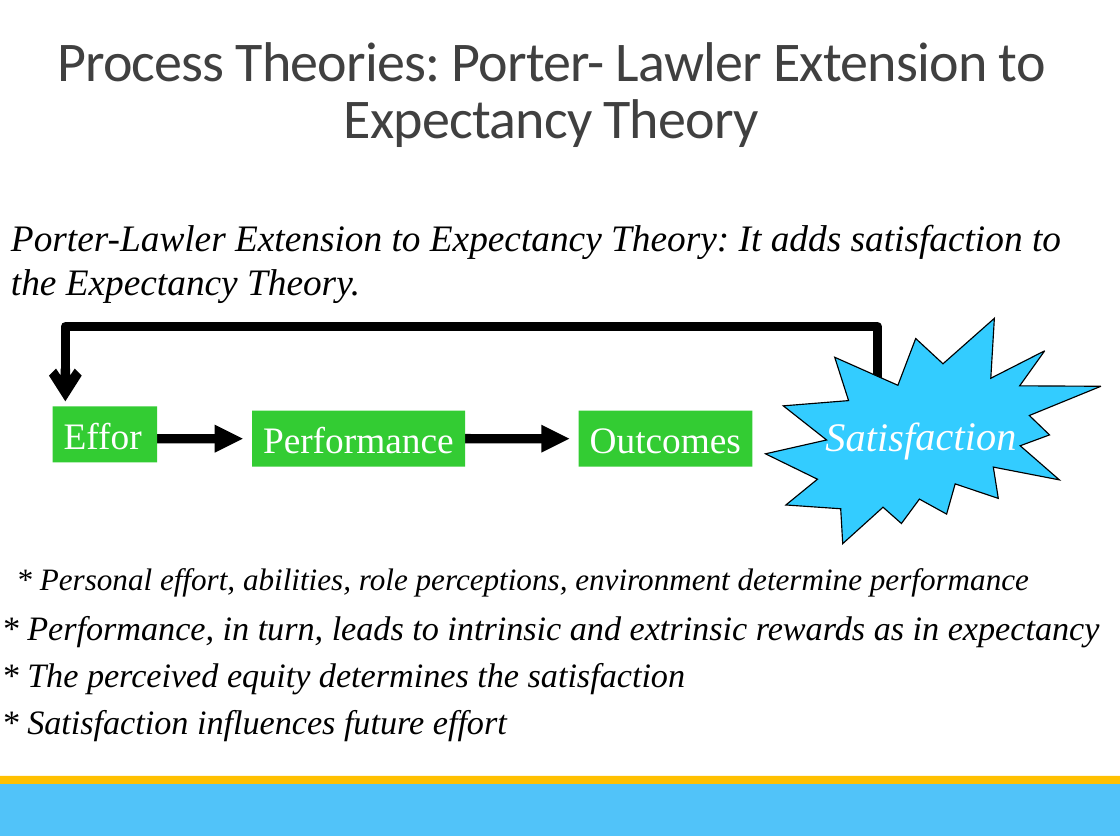
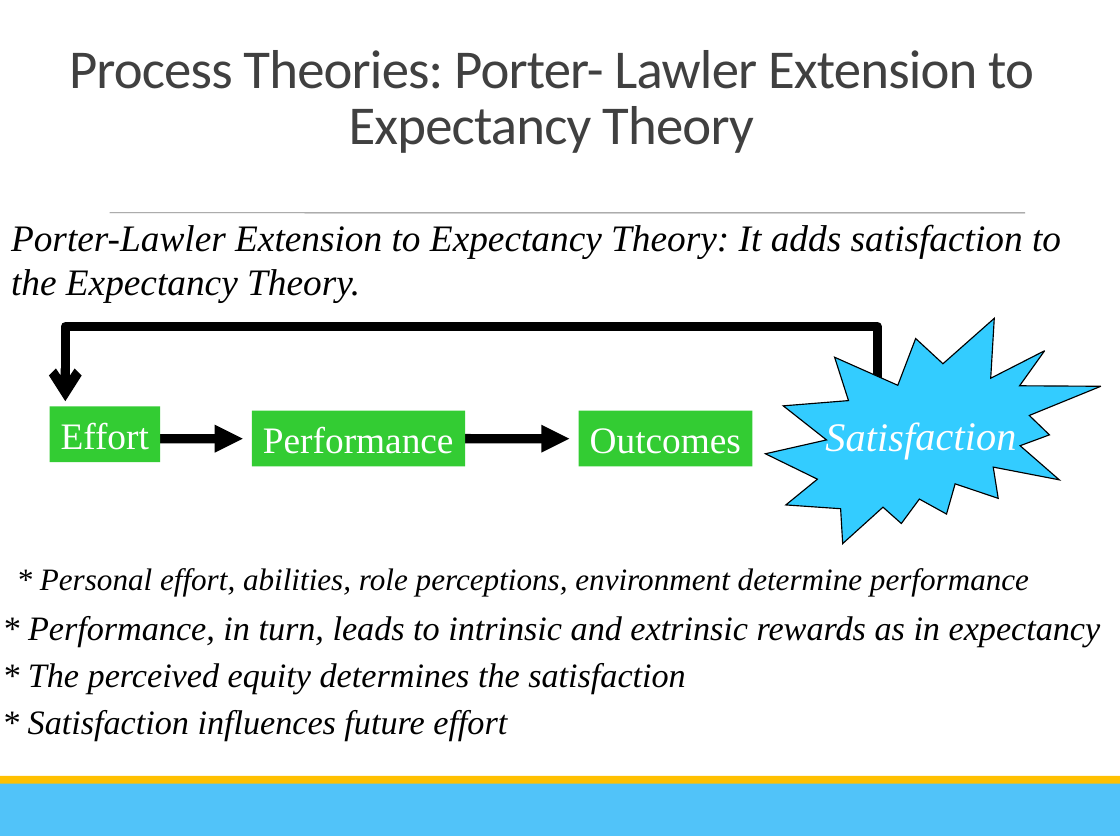
Before and after one commit to sabin-thapa/KUCE18-Sem7, a slide deck: slide 61 of Engineering Management/1st internal/2_5 Motivation _ Leading Technical People.pptx. Drawn at 1120x840 pixels with LibreOffice and Linux fonts; fonts in the diff are those of the drawing. Boxes give left, top, right and bottom in pixels: in the first picture for what was removed or moved away, otherwise in the second. Text is boxed around its words. In the diff, an @@ line names an element or a change of style, - is before the commit and + after.

```diff
--- a/Engineering Management/1st internal/2_5 Motivation _ Leading Technical People.pptx
+++ b/Engineering Management/1st internal/2_5 Motivation _ Leading Technical People.pptx
@@ title "Process Theories: Porter- Lawler Extension ..." at (x1=69, y1=50, x2=1034, y2=153): size 36 to 35.2 pt @@
@@ line added from (110, 213) to (1025, 213), #808080 0.5 pt @@
@@ rectangle "Effort" resized from (x1=53, y1=407, x2=157, y2=463) to (x1=49, y1=407, x2=160, y2=463) @@
```
Also in this commit, not shown: 54 other slides changed, 1 slide added, 1 slide removed, 17 other files.
